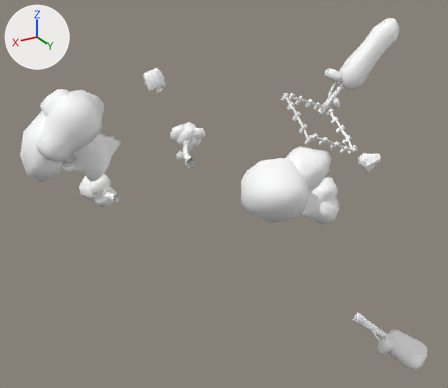
The FBX model Assets/Art/Model/Props.fbx: old version first, new version second.
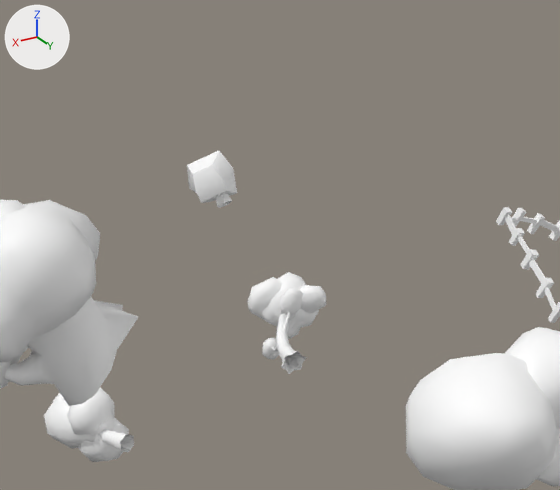
Each version appears first whole from a camera (50 mm lens) standing at (7.26, 12.24, 7.14) and looking at (-0.24, -0.25, 0.89), and next in a close-up on the part from 13% to 69% of the width and 0% to 57% of the height. Arrows for +X, +Y and +Z are at upper left; the lights stay in place. Where no turn or scale is listed for an object, it has been applied to the vertices.
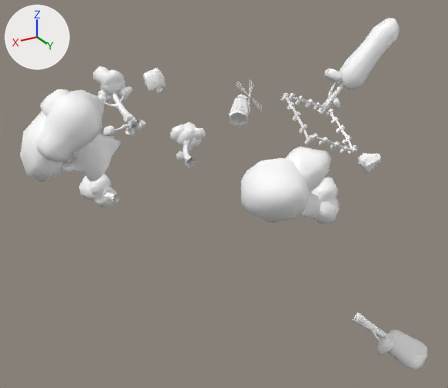
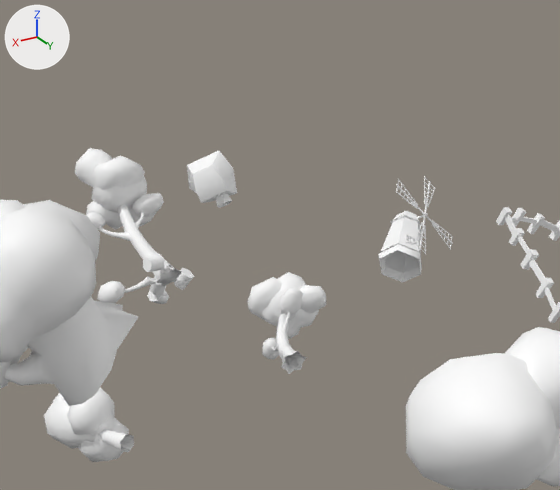
Location of each change, [x1, y1, x2, y2] in pixels of the close-ups (560 x 490 px):
'polySurface220', added: after [75, 148, 182, 286]
'polySurface209', added: after [378, 211, 422, 282]
'TiltCar04:TiltCarWindMill', added: after [396, 176, 453, 254]
'polySurface224', added: after [97, 276, 156, 304]
'polySurface221', added: after [143, 254, 165, 272]
'polySurface222', added: after [174, 268, 194, 290]
'polySurface223', added: after [147, 290, 169, 304]
'polySurface216', added: after [152, 263, 181, 286]
'polySurface218', added: after [149, 276, 166, 295]

The change, as a list of edits to the scene's bpy script:
```text
Add ob_polysurface209:
    ob_polysurface209 = bpy.data.objects.new('polySurface209', me_mesh_022)  # 155 vertices, 113 faces; spans x 1.034..1.897, y -2.568..-1.64, z -0.914..-0.075; in mat_tiltcar04_tiltcaratlas01 (its picture is missing), mat_tiltcar04_tiltcaralpha (white #ffffff)
    ob_polysurface209.location = (-3.78, -0.73, 2.63)
Add ob_polysurface223:
    ob_polysurface223 = bpy.data.objects.new('polySurface223', me_mesh_020)  # 14 vertices, 18 faces; spans x -0.853..-0.574, y 2.539..2.781, z -2.004..-1.745; in mat_tiltcar04_tiltcarprops01 (its picture is missing)
    ob_polysurface223.location = (1.62, -6.12, 3.72)
Add ob_polysurface224:
    ob_polysurface224 = bpy.data.objects.new('polySurface224', me_mesh_015)  # 64 vertices, 57 faces; spans x -0.743..-0.009, y 2.441..2.751, z -2.083..-1.784; in mat_tiltcar04_tiltcarprops01 (its picture is missing)
    ob_polysurface224.location = (1.81, -5.71, 4.03)
Add ob_tiltcar04_tiltcarwindmill:
    ob_tiltcar04_tiltcarwindmill = bpy.data.objects.new('TiltCar04:TiltCarWindMill', me_mesh_021)  # 370 vertices, 159 faces; spans x -0.566..0.439, y -0.324..0.529, z -0.446..0.576; in mat_tiltcar04_tiltcaratlas01 (its picture is missing)
    ob_tiltcar04_tiltcarwindmill.location = (-2.65, -3.01, 2.46)
Add ob_polysurface220:
    ob_polysurface220 = bpy.data.objects.new('polySurface220', me_mesh_014)  # 336 vertices, 288 faces; spans x -0.23..0.99, y -2.22..-0.35, z 0.19..1.66; in mat_tiltcar04_tiltcarprops01 (its picture is missing)
    ob_polysurface220.location = (0.71, -2.64, 1.87)
Add ob_polysurface221:
    ob_polysurface221 = bpy.data.objects.new('polySurface221', me_mesh_018)  # 14 vertices, 18 faces; spans x -0.844..-0.596, y 2.535..2.765, z -1.982..-1.782; in mat_tiltcar04_tiltcarprops01 (its picture is missing)
    ob_polysurface221.location = (1.86, -5.64, 4.3)
Add ob_polysurface222:
    ob_polysurface222 = bpy.data.objects.new('polySurface222', me_mesh_019)  # 14 vertices, 18 faces; spans x -0.844..-0.6, y 2.537..2.782, z -2.012..-1.742; in mat_tiltcar04_tiltcarprops01 (its picture is missing)
    ob_polysurface222.location = (1.3, -6.08, 3.9)
Add ob_polysurface218:
    ob_polysurface218 = bpy.data.objects.new('polySurface218', me_mesh_017)  # 14 vertices, 18 faces; spans x -0.815..-0.619, y 2.513..2.787, z -2.02..-1.755; in mat_tiltcar04_tiltcarprops01 (its picture is missing)
    ob_polysurface218.location = (1.67, -5.96, 3.92)
Add ob_polysurface216:
    ob_polysurface216 = bpy.data.objects.new('polySurface216', me_mesh_016)  # 31 vertices, 30 faces; spans x 0.72..1.105, y -3.346..-2.984, z 2.054..2.425; in mat_tiltcar04_tiltcarprops01 (its picture is missing)
    ob_polysurface216.location = (0.0, 0.0, 0.0)
```
